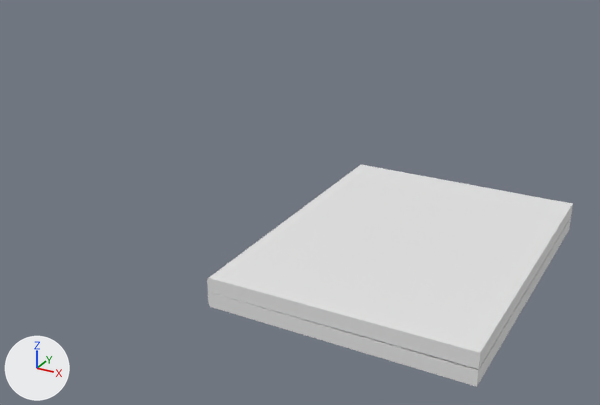
A saved change to the Blender file Assets/Models/Ksiazka_01.blend.
The view is the same before and after, from a 50 mm lens placed at (2.4, -6.38, 3.51), pointed at (-0.98, -0.22, 0.43). The axes (+X, +Y, +Z) are drawn at lower left. The lights are the same throughout.

Objects in the first picture: 'Ksiazka_Dol', 'Ksiazka_Gora'.
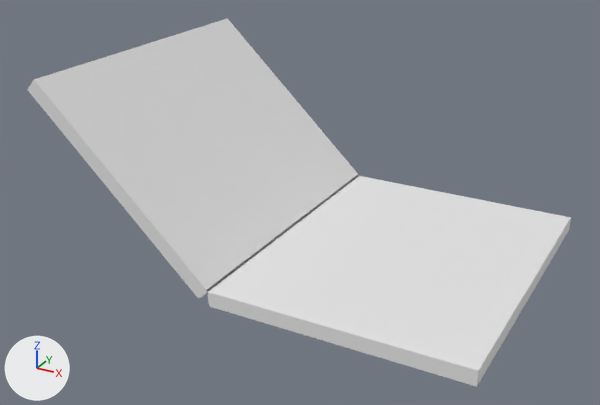
Scene script edits in JSON lines:
```json
{"op": "set", "path": "ob_ksiazka_gora.rotation_euler", "old": "(0.0, -0.00521, 0.0)", "new": "(0.0, -2.389, 0.0)", "note": "degrees (0, -0.3, 0) -> degrees (0, -137, 0)"}
```

Boxes (x1, y1, x2, y2) around the edits, measured in the pictures (600 x 405 px):
```json
{"object": "Ksiazka_Gora", "change": "turned", "before": [207, 165, 573, 369], "after": [27, 18, 359, 298]}
{"object": "Ksiazka_Dol", "change": "unchanged, uncovered by the edit", "before": [208, 217, 571, 387], "after": [208, 176, 571, 387]}
```
